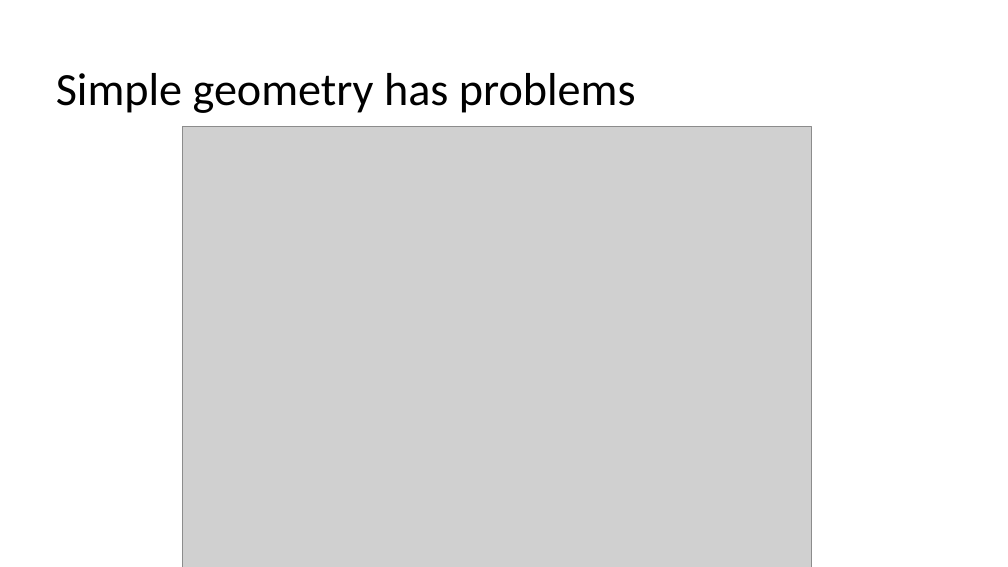
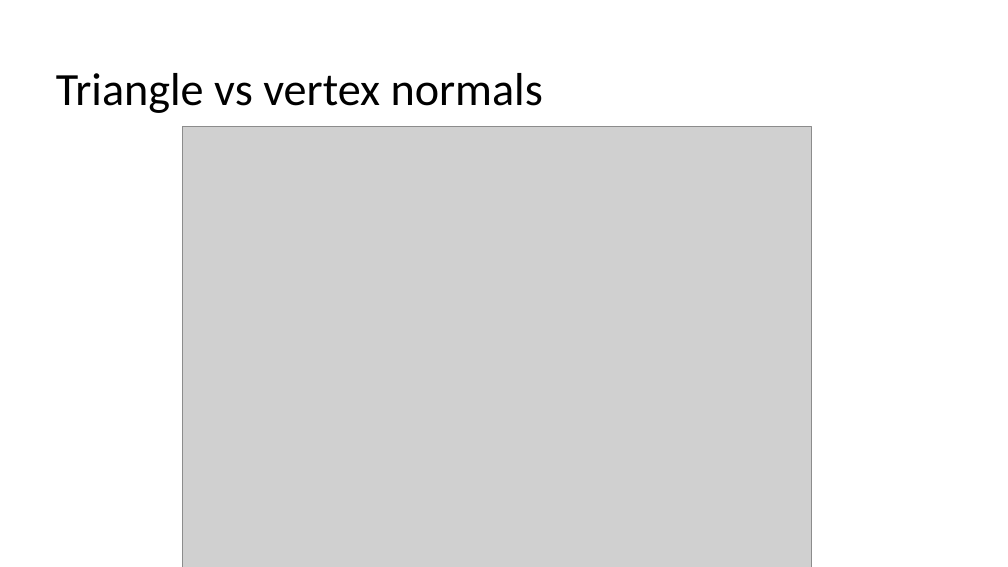
Before and after one commit to harveypekar/3dgraphics, a slide deck: slide 51 of course/3d_slides_w6.pptx. Drawn at 1008x567 pixels with LibreOffice and Linux fonts; fonts in the diff are those of the drawing; grey boxes stand for pictures. Boxes give left, top, right and bottom in pixels: in the first picture for what was removed or moved away, otherwise in the second. Text is boxed around its words. In the diff, an @@ line names an element or a change of style, - is before the commit and + after.

```diff
--- a/course/3d_slides_w6.pptx
+++ b/course/3d_slides_w6.pptx
@@ title at box(56, 73, 543, 113): text changed @@
-Simple geometry has problems
+Triangle vs vertex normals
```
Also in this commit, not shown: 8 other files.
